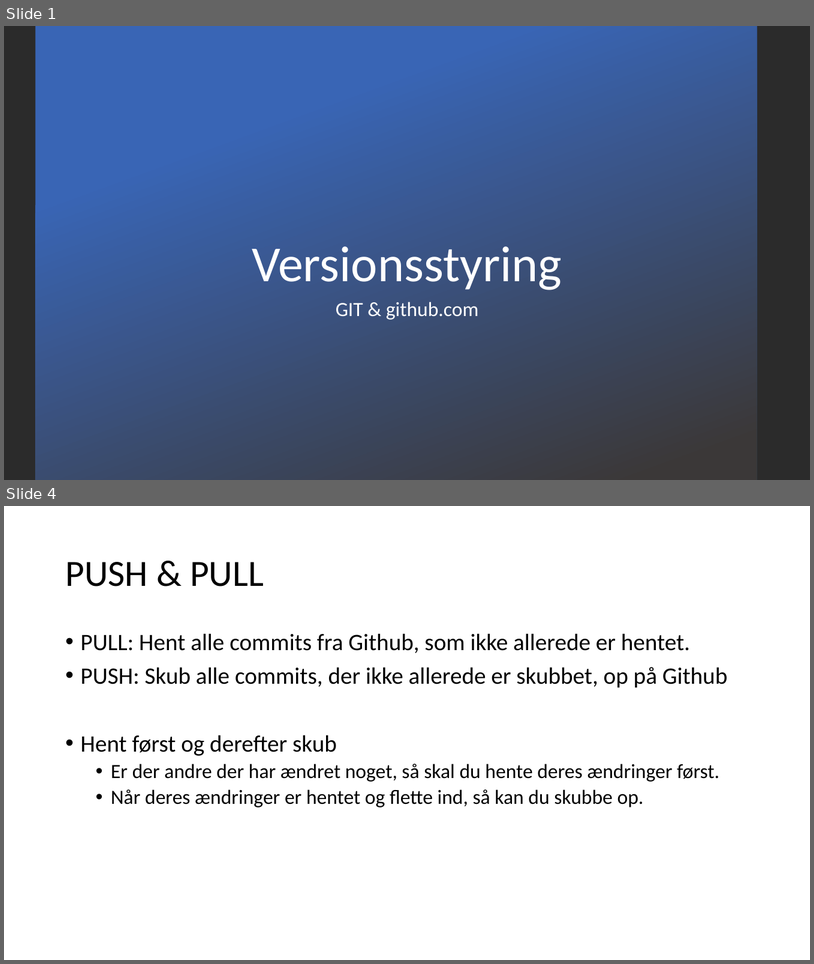
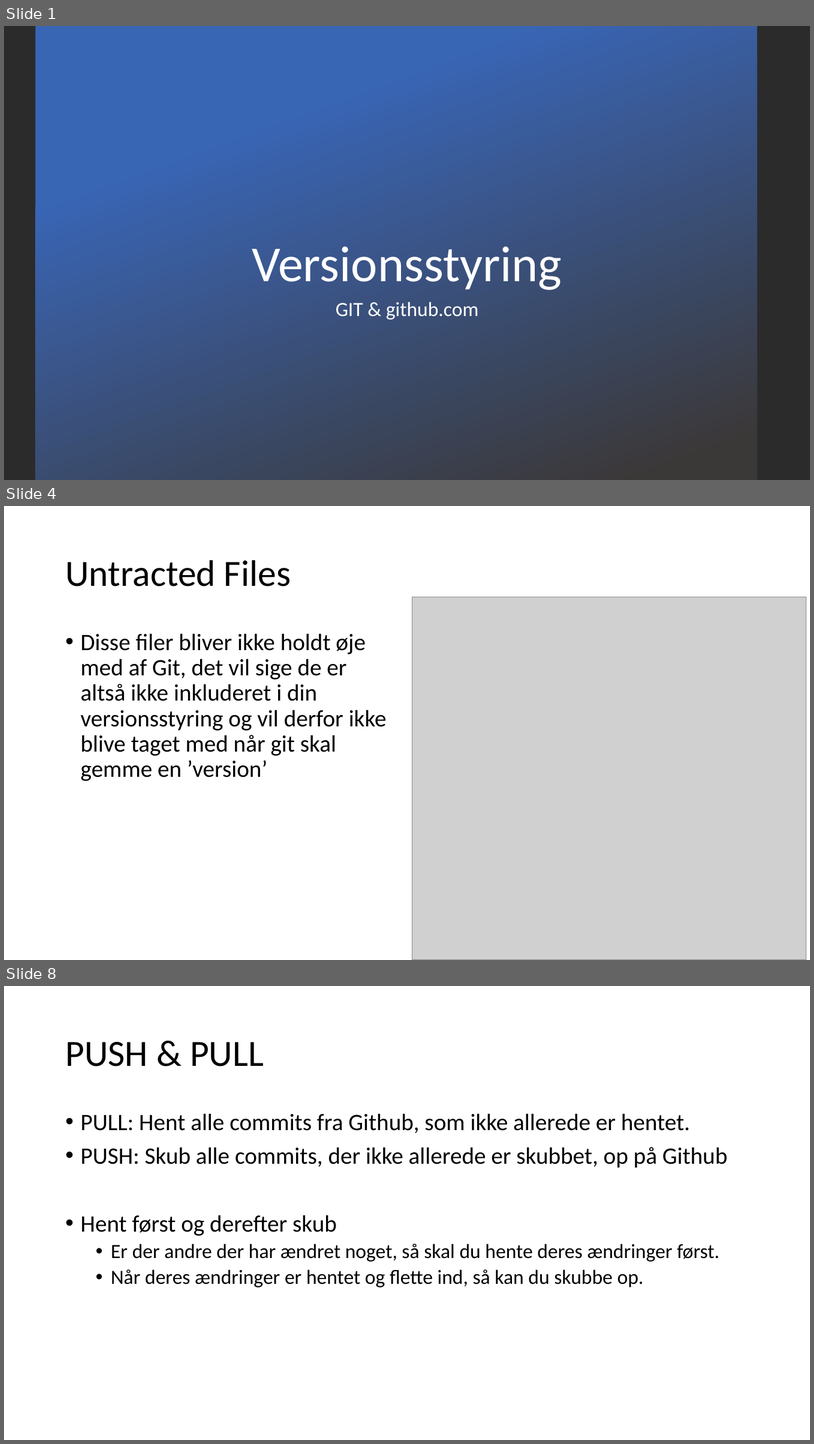
Before and after one commit to Paepke-cph/Git-Workshop, a slide deck: Docs/Versionsstyring.pptx. Shown one above the other, each under a label of ours: slides 1 and 4 before the commit, slides 1, 4 and 8 after it; the slides between them are not shown. The pictures are 814x964 and 814x1444 pixels, drawn with LibreOffice and Linux fonts; fonts in the diff are those of the drawing; grey boxes stand for pictures; background and template pictures are left out; a plain dark background stands for a picture behind light text. Boxes give left, top, right and bottom in pixels: in the first picture for what was removed or moved away, otherwise in the second. Text is boxed around its words. In the diff, an @@ line names an element or a change of style, - is before the commit and + after.

```diff
--- a/Docs/Versionsstyring.pptx
+++ b/Docs/Versionsstyring.pptx
@@ slide 4 added at <box>4,506,810,960</box>, background #FFFFFF @@
@@ title added at <box>65,560,291,586</box>, 44 pt, text #000000 @@
+Untracted Files
@@ picture added at <box>413,597,807,960</box> @@
@@ text added at <box>81,633,387,781</box>, 28 pt, text #000000 @@
+• Disse filer bliver ikke holdt øje med af Git, det vil sige de er altså ikke inkluderet i din versionsstyring og vil derfor ikke blive taget med når git skal gemme en ’version’
@@ what was slide 4 is now slide 8 @@
```
Also in this commit, not shown: 2 slides changed, 9 other slides added, 4 other files.
